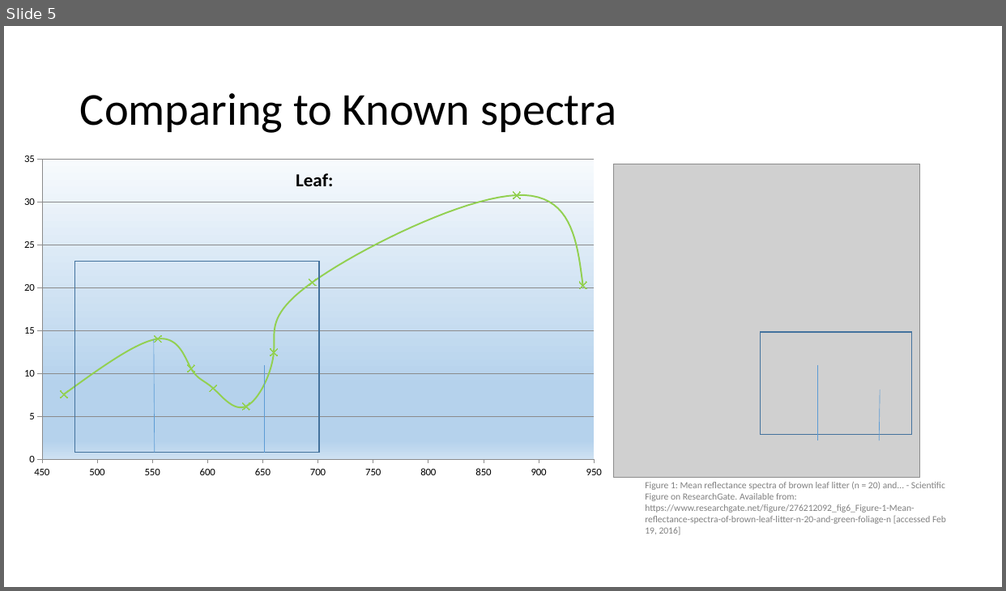
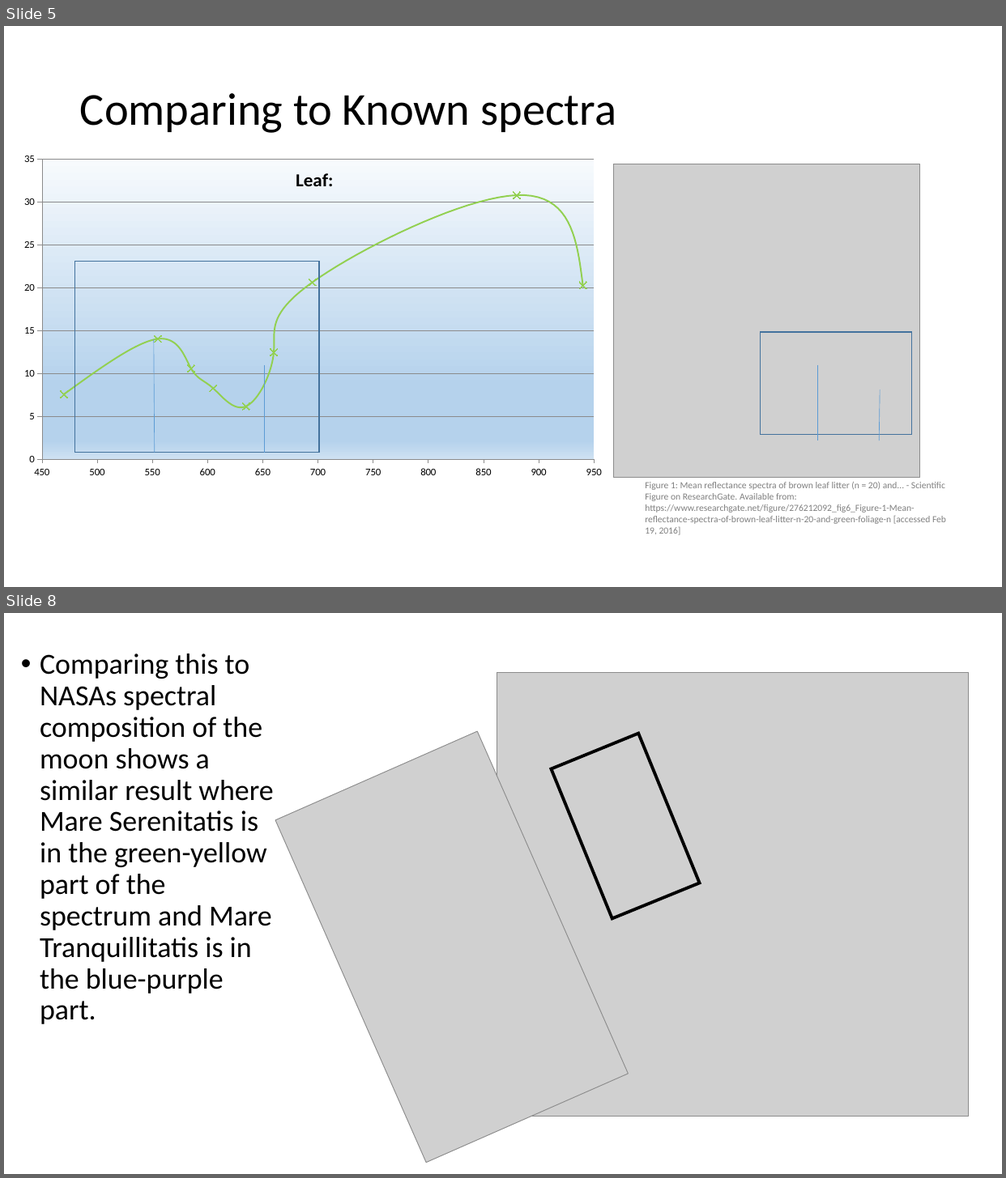
Before and after one commit to Group19-SecondYearProjects/MoonSpectroscopy, a slide deck: Spectra.of.the.Moon.using.a.Robotic.Telescope.pptx. Shown one above the other, each under a label of ours: slide 5 before the commit, slides 5 and 8 after it; the slides between them are not shown. The pictures are 1006x591 and 1006x1178 pixels, drawn with LibreOffice and Linux fonts; fonts in the diff are those of the drawing; grey boxes stand for pictures. Boxes give left, top, right and bottom in pixels: in the first picture for what was removed or moved away, otherwise in the second. Text is boxed around its words. In the diff, an @@ line names an element or a change of style, - is before the commit and + after.

Commit message:
Add slides with toms images from doc

```diff
--- a/Spectra.of.the.Moon.using.a.Robotic.Telescope.pptx
+++ b/Spectra.of.the.Moon.using.a.Robotic.Telescope.pptx
@@ slide 8 added at bbox=[4, 613, 1002, 1174], background #FFFFFF @@
@@ text added at bbox=[40, 653, 273, 1024], 28 pt, text #000000 @@
+• Comparing this to NASAs spectral composition of the moon shows a similar result where Mare Serenitatis is in the green-yellow part of the spectrum and Mare Tranquillitatis is in the blue-purple part.
@@ picture added at bbox=[497, 673, 969, 1117] @@
@@ picture added at bbox=[275, 731, 629, 1163] @@
@@ rectangle added at bbox=[551, 734, 700, 919], outline #000000 3 pt @@
```
Also in this commit, not shown: 2 other slides added.
